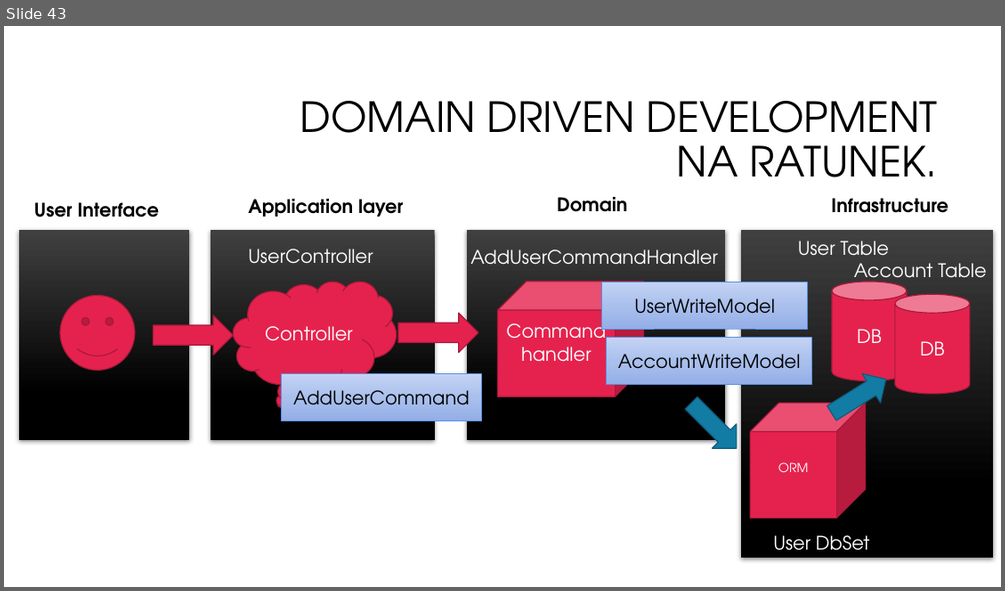
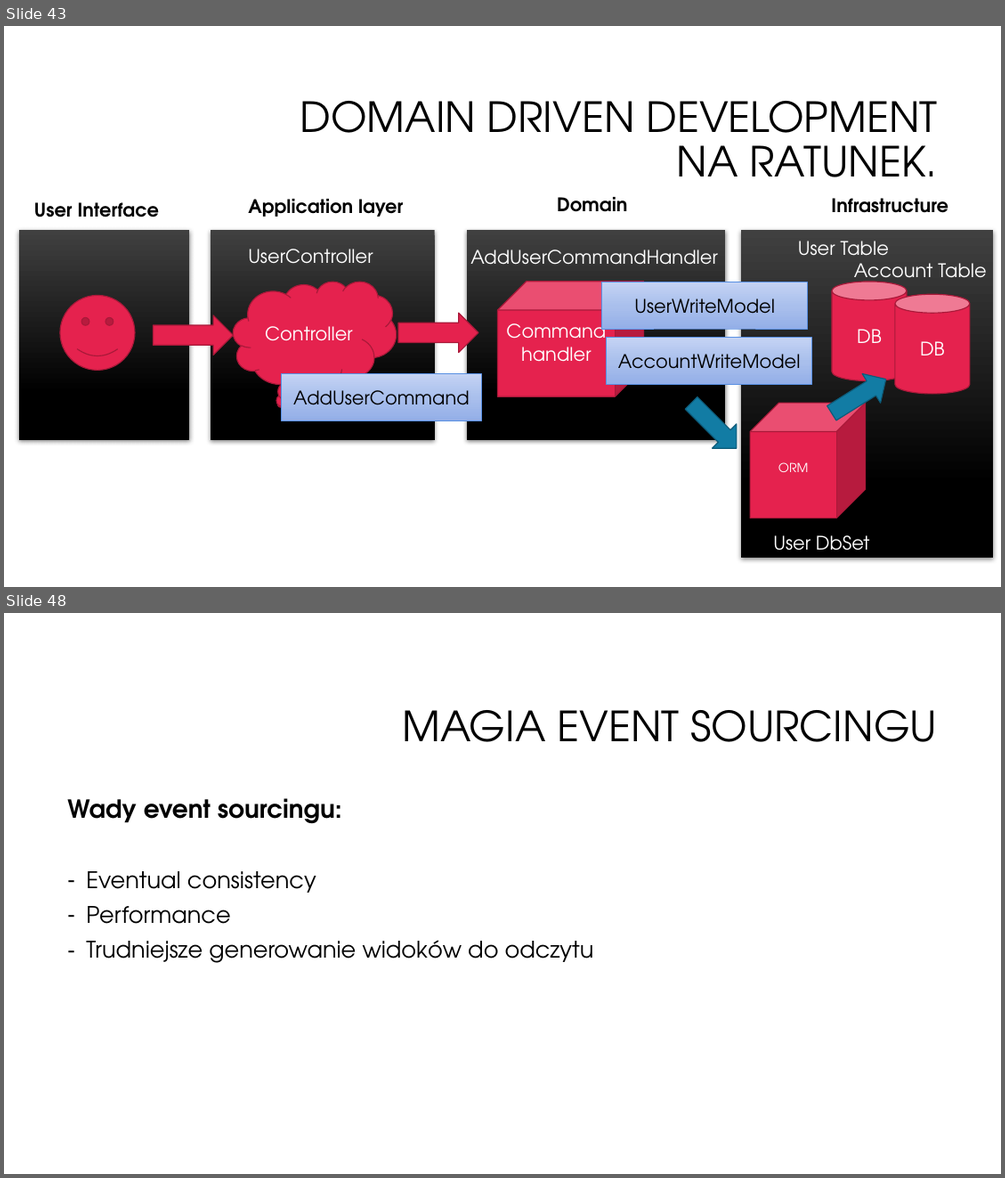
Before and after one commit to oskardudycz/EventSourcing.NetCore, a slide deck: Slides.pptx. Shown one above the other, each under a label of ours: slide 43 before the commit, slides 43 and 48 after it; the slides between them are not shown. The pictures are 1005x591 and 1005x1178 pixels, drawn with LibreOffice and Linux fonts; fonts in the diff are those of the drawing; background and template pictures are left out. Boxes give left, top, right and bottom in pixels: in the first picture for what was removed or moved away, otherwise in the second. Text is boxed around its words. In the diff, an @@ line names an element or a change of style, - is before the commit and + after.

Commit message:
Event sourcing slides

```diff
--- a/Slides.pptx
+++ b/Slides.pptx
@@ slide 48 added at [4, 613, 1001, 1174], background #FFFFFF @@
@@ title added at [402, 710, 937, 742], 40 pt, text #000000 @@
+MAGIA EVENT SOURCINGU
@@ text added at [67, 798, 594, 963], 22 pt, text #000000 @@
+Wady event sourcingu:
+– Eventual consistency
+– Performance
+– Trudniejsze generowanie widoków do odczytu
```
Also in this commit, not shown: 1 slide changed, 4 other slides added.
